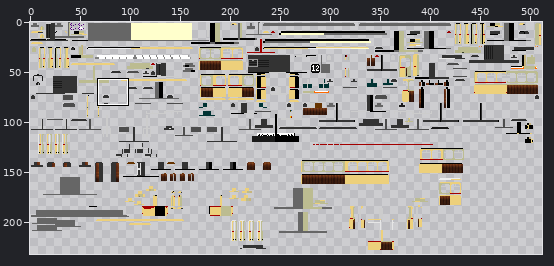
One commit to this sprite sheet: src/main/resources/assets/tc/textures/trains/Duewag_GT6ER_Magenta.png. Above, an overview of the earlier version with the close-up marked.
Close-up. The starting point:
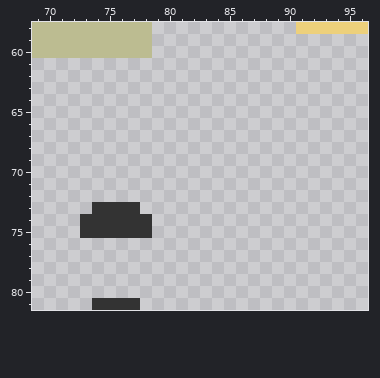
The file is 512x256 pixels. Colours within 5 levels of each other are drawn and written as one. Shown: x 69..96, y 58..81. The wide view leaves out empty margins.
After:
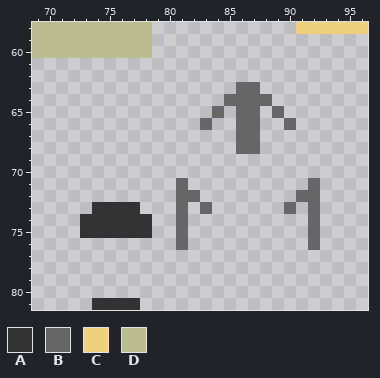
Palette (. is transparent): A #333333  B #666666  C #edd07b  D #bcbc91
Difference:
Colour B now appears in row 63 at x 86 to 87; in row 64 at x 85 to 88; in row 65 at x 84, 86 to 87 and 89; in row 66 at x 83, 86 to 87 and 90; in rows 67 to 68 at x 86 to 87; in row 71 at x 81 and 92.
Colour B now appears in row 72 at x 81 to 82 and 91 to 92; in row 73 at x 81, 83, 90 and 92; in rows 74 to 76 at x 81 and 92.
Boxes around the changes in both close-ups, in picture pixels (x1, y1, x2, y2):
added: (176, 82, 320, 250)
